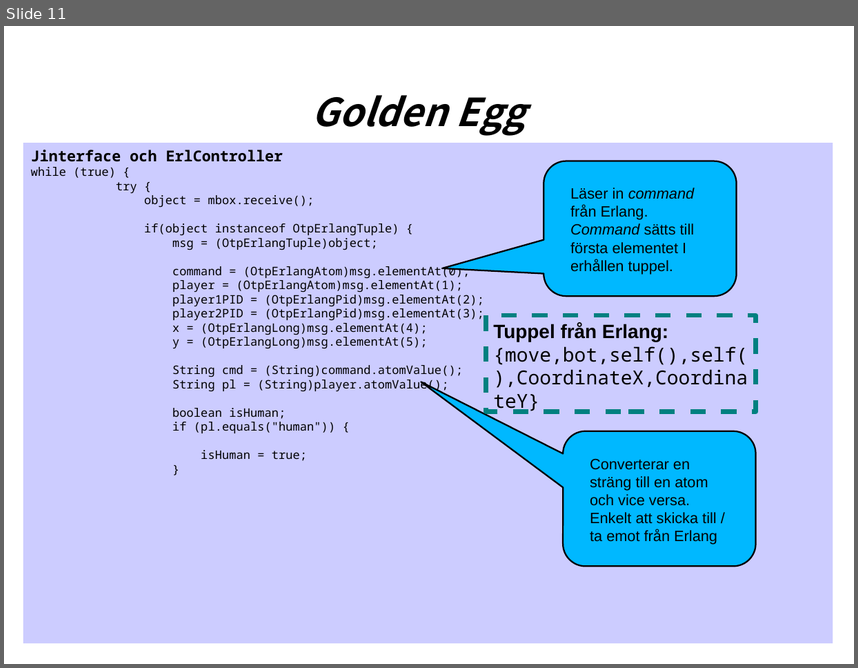
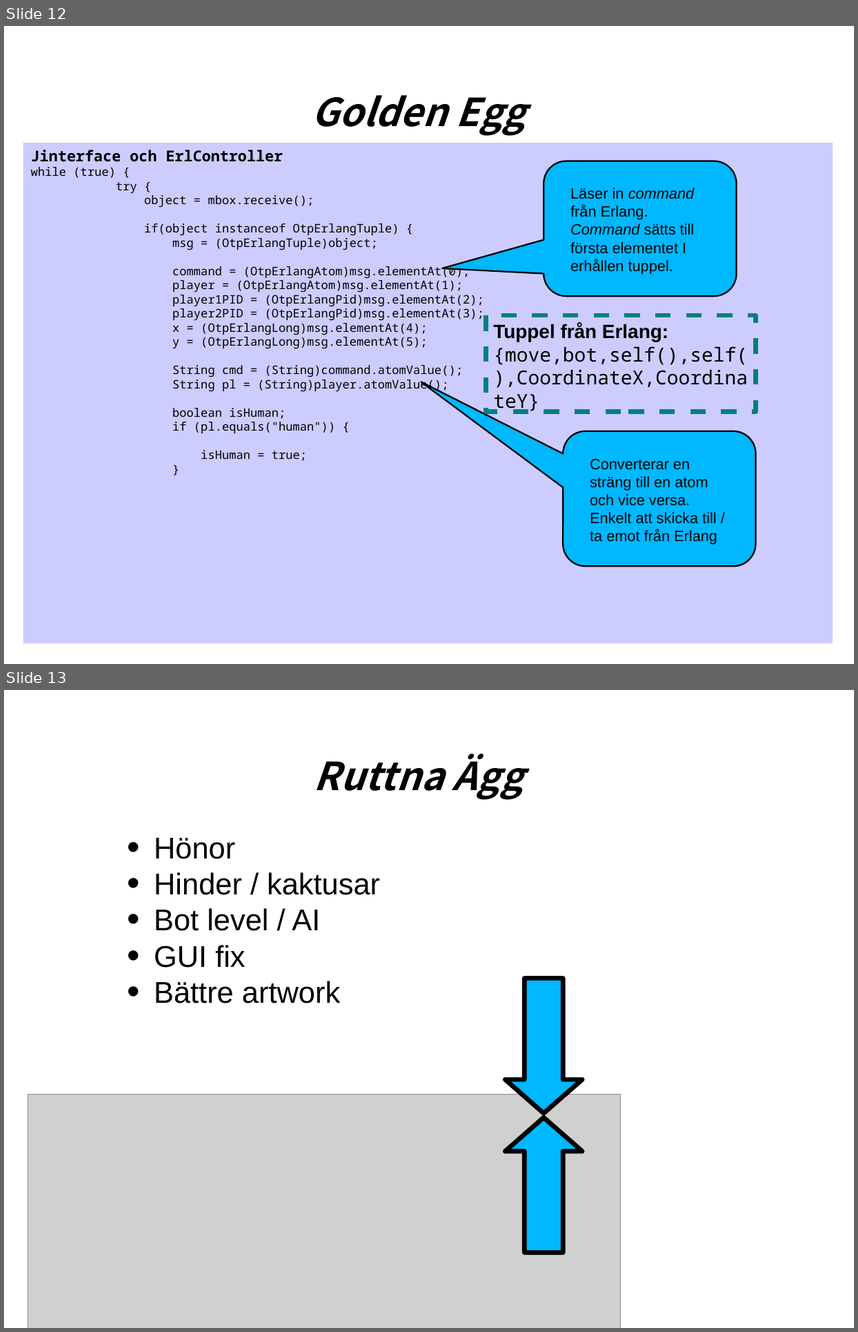
Before and after one commit to isqb/POP, a slide deck: doc/Projektpresentation.odp. Shown one above the other, each under a label of ours: slide 11 before the commit, slides 12 and 13 after it. The pictures are 858x668 and 858x1332 pixels, drawn with LibreOffice and Linux fonts; fonts in the diff are those of the drawing; grey boxes stand for pictures. Boxes give left, top, right and bottom in pixels: in the first picture for what was removed or moved away, otherwise in the second. Text is boxed around its words. In the diff, an @@ line names an element or a change of style, - is before the commit and + after.

```diff
--- a/doc/Projektpresentation.odp
+++ b/doc/Projektpresentation.odp
@@ slide 13 added at [4,690,854,1328], background #FFFFFF @@
@@ text added at [314,753,524,800], 36 pt, text #000000, bold, italic @@
+Ruttna Ägg
@@ text added at [154,838,380,1003], 28 pt, text #000000 @@
+• Hönor
+• Hinder / kaktusar
+• Bot level / AI
+• GUI fix
+• Bättre artwork
@@ up arrow added at [506,978,582,1114], fill #00B8FF, outline #000000 4.31 pt @@
@@ picture added at [28,1094,621,1328] @@
@@ up arrow added at [506,1117,582,1252], fill #00B8FF, outline #000000 4.31 pt @@
@@ what was slide 11 is now slide 12 @@
```
Also in this commit, not shown: 1 slide changed, 3 other slides added, 1 slide removed.
